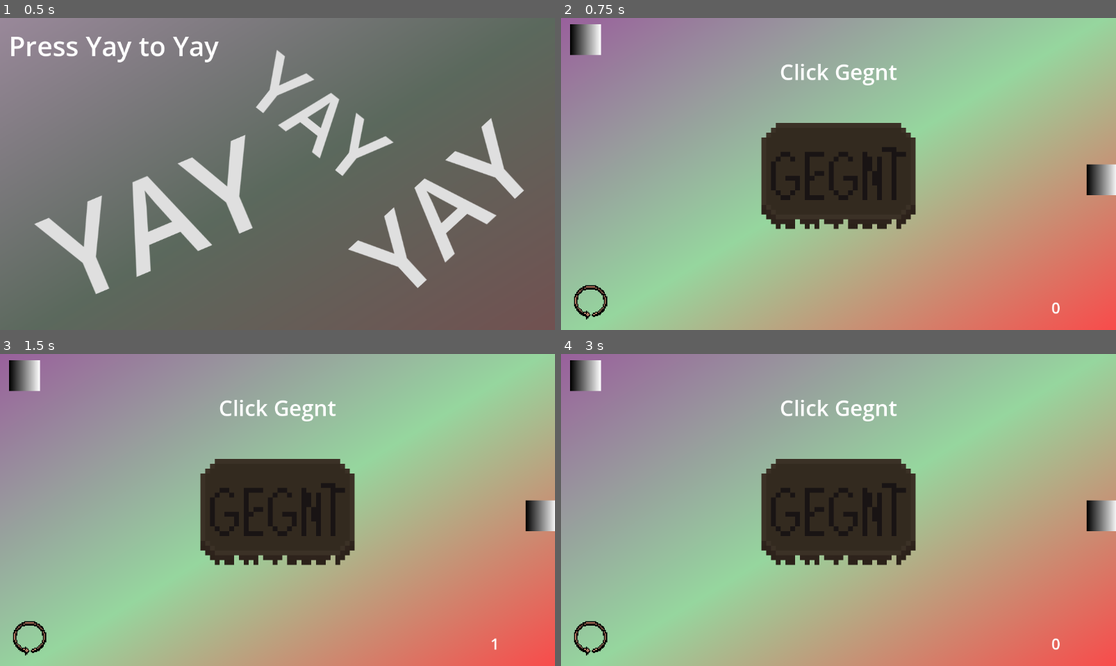
Above: before the commit, frames 1-4 (two rows, left to right).
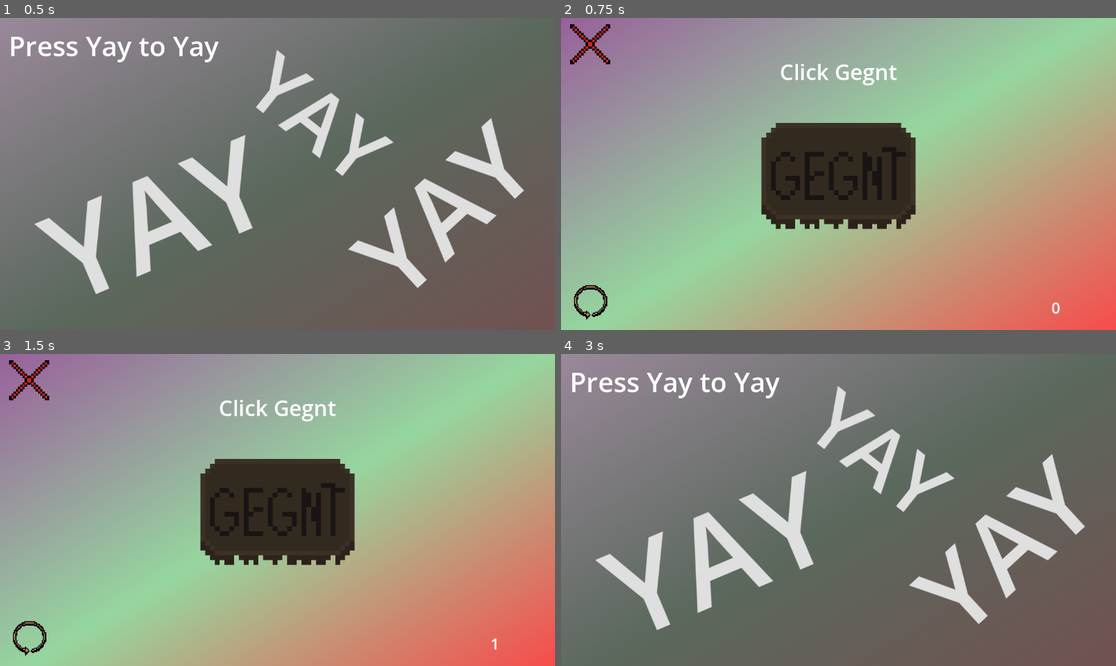
Above: after the commit, the same moments.

Repository: Canopenerdude/GameRaid1
Game: Godot game, scene res://intro_scene.tscn
Two runs of this game, one before a commit and one after it. Both use one fixed random seed, a clock stepped at 60 frames per second and the inputs below.
Inputs (mouse positions are in pixels of both pictures, inside the frame that each line leads up to; where the layout moved, square brackets give the same spot in the first picture):
- Up to frame 1 (0.5 s): no input
- Up to frame 2 (0.75 s): click "YAY" at 0.5 s
- Up to frame 3 (1.5 s): click (277, 513) at 1.25 s
- Up to frame 4 (3 s): click (588, 637) at 2 s; click (588, 378) [588, 375] at 2.75 s

Frame 1 is identical in both runs. In frame 2, 1.2% of the frame differs, in the area x 1-100%, y 2-57%; in frame 3, 1.2%; in frame 4, 94%, in the area x 0-100%, y 0-100%.

Commit message:
The best one yet

Diff:
--- a/click-yay!/Yay_English.tscn
+++ b/click-yay!/Yay_English.tscn
@@ -7,6 +7,8 @@
 [ext_resource type="Texture2D" uid="uid://di5sd0wapcs58" path="res://reset-transparent.png" id="5_mgger"]
 [ext_resource type="Texture2D" uid="uid://den13ohddp2bx" path="res://reset-pressed.png" id="6_qainw"]
 [ext_resource type="Texture2D" uid="uid://dfh8jao7rtjdv" path="res://reset-filled.png" id="7_quts2"]
+[ext_resource type="Texture2D" uid="uid://dnvpwxeskkge7" path="res://x-button.png" id="8_qainw"]
+[ext_resource type="Texture2D" uid="uid://bsplvmnpgtlmy" path="res://arrow-button.png" id="9_quts2"]
 
 [sub_resource type="Gradient" id="Gradient_sfphs"]
 offsets = PackedFloat32Array(0.012019231, 0.50721157, 1)
@@ -20,11 +22,6 @@
 
 [sub_resource type="LabelSettings" id="LabelSettings_sqhn2"]
 font_size = 45
-
-[sub_resource type="Gradient" id="Gradient_mgger"]
-
-[sub_resource type="GradientTexture2D" id="GradientTexture2D_qainw"]
-gradient = SubResource("Gradient_mgger")
 
 [node name="Node2D" type="Node2D" unique_id=1959497165]
 
@@ -85,12 +82,24 @@
 theme_override_font_sizes/font_size = 32
 text = "Temp"
 
-[node name="TextureButton3" type="TextureButton" parent="." unique_id=2004375810]
+[node name="TextureButton3" type="TextureButton" parent="." unique_id=229516284]
+texture_filter = 1
 offset_left = -557.0
 offset_top = -311.0
-offset_right = -491.0
-offset_bottom = -247.0
-texture_normal = SubResource("GradientTexture2D_qainw")
+offset_right = -539.0
+offset_bottom = -293.0
+scale = Vector2(4.62, 4.62)
+texture_normal = ExtResource("8_qainw")
+
+[node name="Next_button" type="TextureButton" parent="." unique_id=948590839]
+texture_filter = 1
+offset_left = 491.00006
+offset_top = -25.000002
+offset_right = 508.00006
+offset_bottom = -11.000002
+scale = Vector2(4.045, 4.045)
+texture_normal = ExtResource("9_quts2")
 
 [connection signal="pressed" from="TextureButton" to="TextureButton" method="_on_pressed"]
 [connection signal="button_up" from="Reset" to="TextureButton" method="_on_reset_button_up"]
+[connection signal="pressed" from="TextureButton3" to="TextureButton" method="_on_texture_button_3_pressed"]
--- a/click-yay!/Yay_Middle English.tscn
+++ b/click-yay!/Yay_Middle English.tscn
@@ -6,6 +6,8 @@
 [ext_resource type="Texture2D" uid="uid://di5sd0wapcs58" path="res://reset-transparent.png" id="5_0qsme"]
 [ext_resource type="Texture2D" uid="uid://den13ohddp2bx" path="res://reset-pressed.png" id="6_wfkpc"]
 [ext_resource type="Texture2D" uid="uid://dfh8jao7rtjdv" path="res://reset-filled.png" id="7_8blcb"]
+[ext_resource type="Texture2D" uid="uid://dnvpwxeskkge7" path="res://x-button.png" id="7_f71x8"]
+[ext_resource type="Texture2D" uid="uid://bsplvmnpgtlmy" path="res://arrow-button.png" id="8_0w20a"]
 
 [sub_resource type="Gradient" id="Gradient_sfphs"]
 offsets = PackedFloat32Array(0.012019231, 0.50721157, 1)
@@ -22,16 +24,6 @@
 
 [sub_resource type="LabelSettings" id="LabelSettings_sqhn2"]
 font_size = 45
-
-[sub_resource type="Gradient" id="Gradient_mgger"]
-
-[sub_resource type="GradientTexture2D" id="GradientTexture2D_qainw"]
-gradient = SubResource("Gradient_mgger")
-
-[sub_resource type="Gradient" id="Gradient_f71x8"]
-
-[sub_resource type="GradientTexture2D" id="GradientTexture2D_0w20a"]
-gradient = SubResource("Gradient_f71x8")
 
 [node name="Node2D" type="Node2D" unique_id=1959497165]
 
@@ -92,19 +84,23 @@
 text = "Temp"
 
 [node name="TextureButton3" type="TextureButton" parent="." unique_id=2004375810]
+texture_filter = 1
 offset_left = -557.0
 offset_top = -311.0
-offset_right = -491.0
-offset_bottom = -247.0
-texture_normal = SubResource("GradientTexture2D_qainw")
+offset_right = -539.0
+offset_bottom = -293.0
+scale = Vector2(4.62, 4.62)
+texture_normal = ExtResource("7_f71x8")
 
-[node name="Next_button" type="TextureButton" parent="." unique_id=783482575]
-offset_left = 514.615
-offset_top = -20.25
-offset_right = 554.6151
-offset_bottom = 19.75
-texture_normal = SubResource("GradientTexture2D_0w20a")
+[node name="Next_button" type="TextureButton" parent="." unique_id=446151959]
+texture_filter = 1
+offset_left = 491.00006
+offset_top = -25.000002
+offset_right = 508.00006
+offset_bottom = -11.000002
+scale = Vector2(4.045, 4.045)
+texture_normal = ExtResource("8_0w20a")
 
 [connection signal="pressed" from="TextureButton" to="TextureButton" method="_on_pressed"]
-[connection signal="button_up" from="TextureButton3" to="TextureButton" method="_on_texture_button_3_button_up"]
+[connection signal="pressed" from="TextureButton3" to="TextureButton" method="_on_texture_button_3_pressed"]
 [connection signal="pressed" from="Next_button" to="TextureButton" method="_on_next_button_pressed"]
--- a/click-yay!/Yay_Norse.tscn
+++ b/click-yay!/Yay_Norse.tscn
@@ -7,6 +7,8 @@
 [ext_resource type="Texture2D" uid="uid://di5sd0wapcs58" path="res://reset-transparent.png" id="5_rdlgu"]
 [ext_resource type="Texture2D" uid="uid://den13ohddp2bx" path="res://reset-pressed.png" id="6_e1lb8"]
 [ext_resource type="Texture2D" uid="uid://dfh8jao7rtjdv" path="res://reset-filled.png" id="7_tnsio"]
+[ext_resource type="Texture2D" uid="uid://dnvpwxeskkge7" path="res://x-button.png" id="8_r6sv3"]
+[ext_resource type="Texture2D" uid="uid://bsplvmnpgtlmy" path="res://arrow-button.png" id="9_u7ryu"]
 
 [sub_resource type="Gradient" id="Gradient_sfphs"]
 offsets = PackedFloat32Array(0.012019231, 0.50721157, 1)
@@ -20,16 +22,6 @@
 
 [sub_resource type="LabelSettings" id="LabelSettings_sqhn2"]
 font_size = 45
-
-[sub_resource type="Gradient" id="Gradient_mgger"]
-
-[sub_resource type="GradientTexture2D" id="GradientTexture2D_qainw"]
-gradient = SubResource("Gradient_mgger")
-
-[sub_resource type="Gradient" id="Gradient_w7swh"]
-
-[sub_resource type="GradientTexture2D" id="GradientTexture2D_r6sv3"]
-gradient = SubResource("Gradient_w7swh")
 
 [node name="Node2D" type="Node2D" unique_id=1959497165]
 
@@ -90,20 +82,25 @@
 theme_override_font_sizes/font_size = 32
 text = "Temp"
 
-[node name="TextureButton3" type="TextureButton" parent="." unique_id=2004375810]
+[node name="TextureButton3" type="TextureButton" parent="." unique_id=1281271683]
+texture_filter = 1
 offset_left = -557.0
 offset_top = -311.0
-offset_right = -491.0
-offset_bottom = -247.0
-texture_normal = SubResource("GradientTexture2D_qainw")
+offset_right = -539.0
+offset_bottom = -293.0
+scale = Vector2(4.62, 4.62)
+texture_normal = ExtResource("8_r6sv3")
 
-[node name="Next_button" type="TextureButton" parent="." unique_id=1301374493]
-offset_left = 514.615
-offset_top = -20.25
-offset_right = 554.6151
-offset_bottom = 19.75
-texture_normal = SubResource("GradientTexture2D_r6sv3")
+[node name="Next_button" type="TextureButton" parent="." unique_id=208673986]
+texture_filter = 1
+offset_left = 491.00006
+offset_top = -25.000002
+offset_right = 508.00006
+offset_bottom = -11.000002
+scale = Vector2(4.045, 4.045)
+texture_normal = ExtResource("9_u7ryu")
 
 [connection signal="pressed" from="TextureButton" to="TextureButton" method="_on_pressed"]
 [connection signal="button_up" from="Reset" to="TextureButton" method="_on_reset_button_up"]
+[connection signal="pressed" from="TextureButton3" to="TextureButton" method="_on_texture_button_3_pressed"]
 [connection signal="pressed" from="Next_button" to="TextureButton" method="_on_next_button_pressed"]
--- a/click-yay!/Yay_Old English.tscn
+++ b/click-yay!/Yay_Old English.tscn
@@ -7,6 +7,8 @@
 [ext_resource type="Texture2D" uid="uid://di5sd0wapcs58" path="res://reset-transparent.png" id="5_npcqr"]
 [ext_resource type="Texture2D" uid="uid://den13ohddp2bx" path="res://reset-pressed.png" id="6_vbny1"]
 [ext_resource type="Texture2D" uid="uid://dfh8jao7rtjdv" path="res://reset-filled.png" id="7_0o31v"]
+[ext_resource type="Texture2D" uid="uid://bsplvmnpgtlmy" path="res://arrow-button.png" id="8_3qs27"]
+[ext_resource type="Texture2D" uid="uid://dnvpwxeskkge7" path="res://x-button.png" id="8_cxnaj"]
 
 [sub_resource type="Gradient" id="Gradient_sfphs"]
 offsets = PackedFloat32Array(0.012019231, 0.50721157, 1)
@@ -20,16 +22,6 @@
 
 [sub_resource type="LabelSettings" id="LabelSettings_sqhn2"]
 font_size = 45
-
-[sub_resource type="Gradient" id="Gradient_mgger"]
-
-[sub_resource type="GradientTexture2D" id="GradientTexture2D_qainw"]
-gradient = SubResource("Gradient_mgger")
-
-[sub_resource type="Gradient" id="Gradient_5pfck"]
-
-[sub_resource type="GradientTexture2D" id="GradientTexture2D_cxnaj"]
-gradient = SubResource("Gradient_5pfck")
 
 [node name="Node2D" type="Node2D" unique_id=1959497165]
 
@@ -90,20 +82,25 @@
 theme_override_font_sizes/font_size = 32
 text = "Temp"
 
-[node name="TextureButton3" type="TextureButton" parent="." unique_id=2004375810]
+[node name="Next_button" type="TextureButton" parent="." unique_id=1086751889]
+texture_filter = 1
+offset_left = 491.00006
+offset_top = -25.000002
+offset_right = 508.00006
+offset_bottom = -11.000002
+scale = Vector2(4.045, 4.045)
+texture_normal = ExtResource("8_3qs27")
+
+[node name="TextureButton3" type="TextureButton" parent="." unique_id=596249542]
+texture_filter = 1
 offset_left = -557.0
 offset_top = -311.0
-offset_right = -491.0
-offset_bottom = -247.0
-texture_normal = SubResource("GradientTexture2D_qainw")
-
-[node name="Next_button" type="TextureButton" parent="." unique_id=1086751889]
-offset_left = 514.615
-offset_top = -20.25
-offset_right = 554.6151
-offset_bottom = 19.75
-texture_normal = SubResource("GradientTexture2D_cxnaj")
+offset_right = -539.0
+offset_bottom = -293.0
+scale = Vector2(4.62, 4.62)
+texture_normal = ExtResource("8_cxnaj")
 
 [connection signal="pressed" from="TextureButton" to="TextureButton" method="_on_pressed"]
 [connection signal="button_up" from="Reset" to="TextureButton" method="_on_reset_button_up"]
 [connection signal="pressed" from="Next_button" to="TextureButton" method="_on_next_button_pressed"]
+[connection signal="pressed" from="TextureButton3" to="TextureButton" method="_on_texture_button_3_pressed"]
--- a/click-yay!/texture_button.gd
+++ b/click-yay!/texture_button.gd
@@ -6,7 +6,8 @@
 
 # Called when the node enters the scene tree for the first time.
 func _ready() -> void:
-	pass # Replace with function body.
+	$"../Next_button".disabled = true
+	$"../Next_button".visible = false
 
 
 # Called every frame. 'delta' is the elapsed time since the previous frame.
@@ -14,8 +15,14 @@
 	counter_display.text = str(count)
 
 	if currentScene != "res://Yay_Klingon.tscn":
+		if count == 10:
+			$"../Next_button".disabled = false
+			$"../Next_button".visible = true
+
+	if currentScene != "res://Yay_Klingon.tscn":
 		if count > 10:
 			count = 10
+
 
 func _on_pressed() -> void:
 	$"../Alex_Sound".play()
@@ -36,5 +43,6 @@
 	get_tree().change_scene_to_file("res://Yay_Norse.tscn")
 
 
-func _on_texture_button_3_button_up() -> void:
-	pass # Replace with function body.
+#These Do the same thing
+func _on_texture_button_3_pressed() -> void:
+	get_tree().change_scene_to_file("res://intro_scene.tscn")
Not shown, added: click-yay!/arrow-button.png.import
Not shown, added: click-yay!/x-button.png.import
